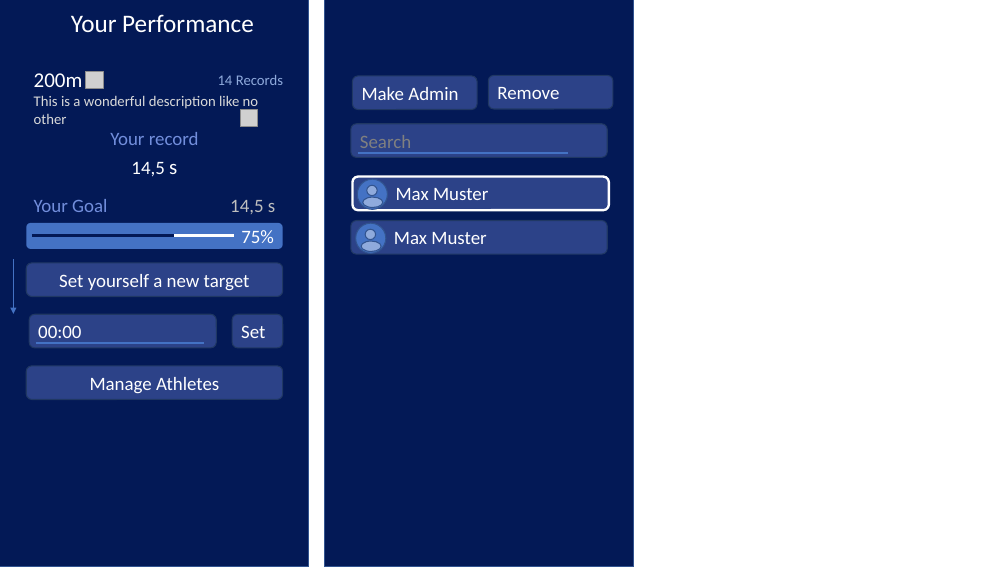
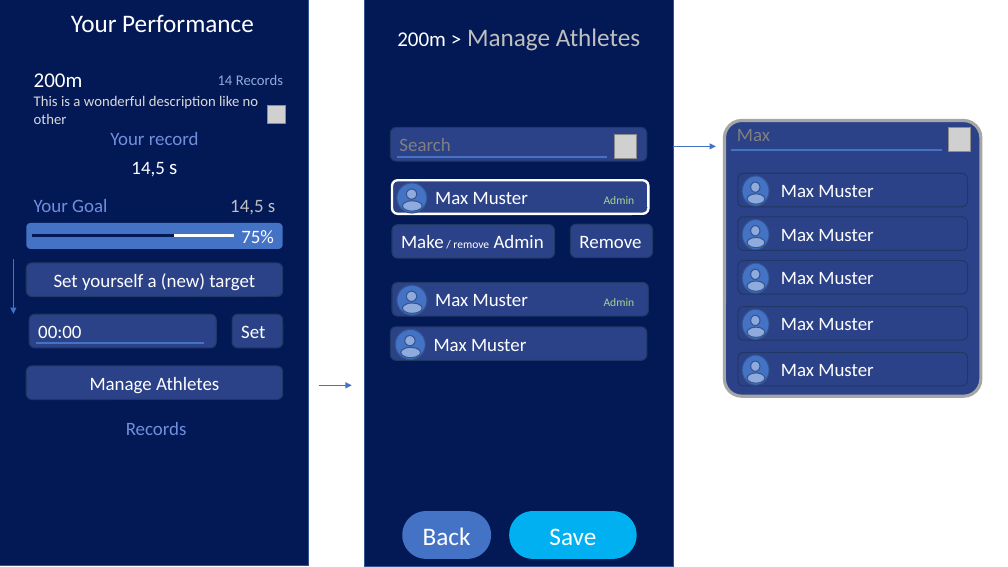
Before and after one commit to TimoLehnertz/roller-results.com, a slide deck: slide 2 of plans/PerformanceLayout.pptx. Drawn at 1008x567 pixels with LibreOffice and Linux fonts; fonts in the diff are those of the drawing; grey boxes stand for pictures; background and template pictures are left out. Boxes give left, top, right and bottom in pixels: in the first picture for what was removed or moved away, otherwise in the second. Text is boxed around its words. In the diff, an @@ line names an element or a change of style, - is before the commit and + after.

```diff
--- a/plans/PerformanceLayout.pptx
+++ b/plans/PerformanceLayout.pptx
@@ rectangle moved from (x1=325, y1=0, x2=634, y2=567) to (x1=364, y1=0, x2=674, y2=567) @@
@@ text added at (x1=397, y1=28, x2=640, y2=51), 24 pt, text #BFBFBF @@
+200m > Manage Athletes
@@ picture removed at (x1=85, y1=71, x2=103, y2=88) @@
@@ picture moved from (x1=240, y1=110, x2=258, y2=127) to (x1=268, y1=106, x2=285, y2=123) @@
@@ picture added at (x1=615, y1=135, x2=637, y2=159) @@
@@ arrow added from (674, 147) to (716, 147), #4472C4 0.5 pt @@
@@ 3 ellipses, 2 rounded rectangles, 1 line moved together from (x1=351, y1=124, x2=609, y2=211) to (x1=390, y1=128, x2=649, y2=214) @@
@@ text in rounded rectangle at (x1=435, y1=192, x2=635, y2=204): text changed @@
-Max Muster
+Max Muster Admin
@@ rounded rectangle "Make / remove Admin" resized from (x1=352, y1=76, x2=477, y2=110) to (x1=392, y1=225, x2=555, y2=259) @@
@@ text in rounded rectangle at (x1=401, y1=235, x2=544, y2=248): text changed @@
-Make Admin
+Make / remove Admin
@@ rounded rectangle "Remove" resized from (x1=488, y1=76, x2=613, y2=110) to (x1=571, y1=224, x2=653, y2=258) @@
@@ text in rounded rectangle at (x1=54, y1=273, x2=255, y2=290): text changed @@
-Set yourself a new target
+Set yourself a (new) target
@@ 3 ellipses, 1 rounded rectangle moved together from (x1=351, y1=221, x2=607, y2=255) to (x1=392, y1=283, x2=649, y2=317) @@
@@ text in rounded rectangle at (x1=435, y1=294, x2=635, y2=306): text changed @@
-Max Muster
+Max Muster Admin
@@ group added at (x1=390, y1=327, x2=647, y2=361): 3 ellipses, 1 rounded rectangle @@
+Max Muster
@@ arrow added from (318, 386) to (352, 386), #4472C4 0.5 pt @@
@@ group added at (x1=724, y1=120, x2=981, y2=396): 15 ellipses, 6 rounded rectangles, 1 line, 1 picture @@
+Max
+Max Muster
+Max Muster
+Max Muster
+Max Muster
+Max Muster
@@ text added at (x1=126, y1=422, x2=187, y2=435), 18 pt, text #728EDC @@
+Records
@@ rounded rectangle added at (x1=402, y1=511, x2=491, y2=559), fill #4472C4, 24 pt, text #FFFFFF @@
+Back
@@ rounded rectangle added at (x1=510, y1=511, x2=637, y2=559), fill #00B0F0, 24 pt, text #FFFFFF @@
+Save
```
Also in this commit, not shown: 1 other slide changed, 6 slides added, 1 other file.
